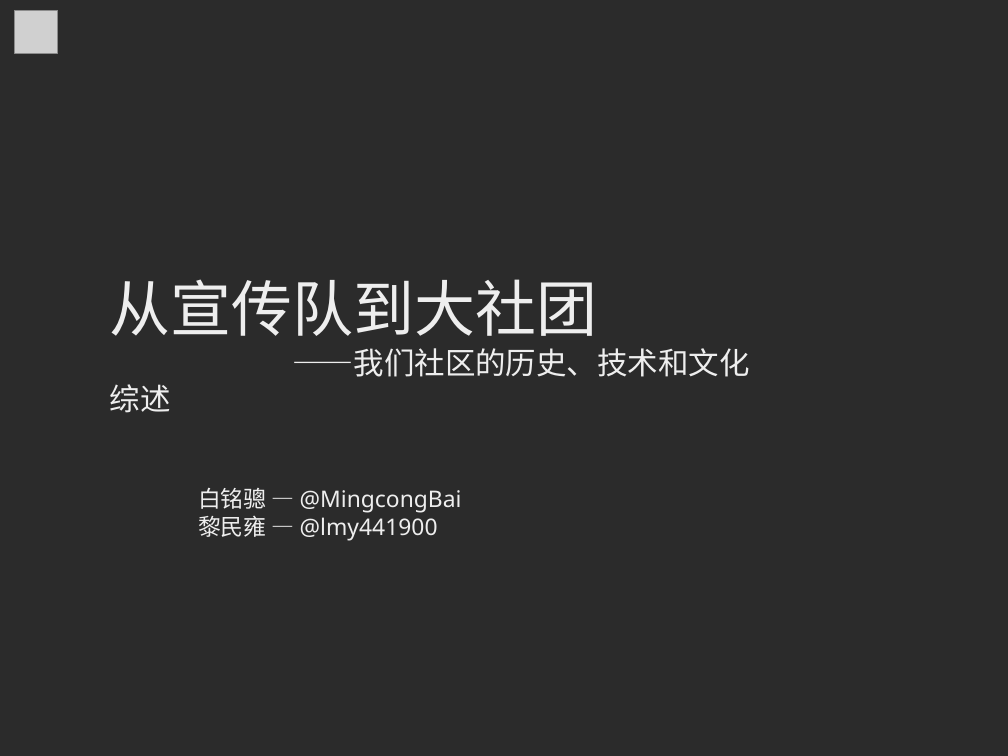
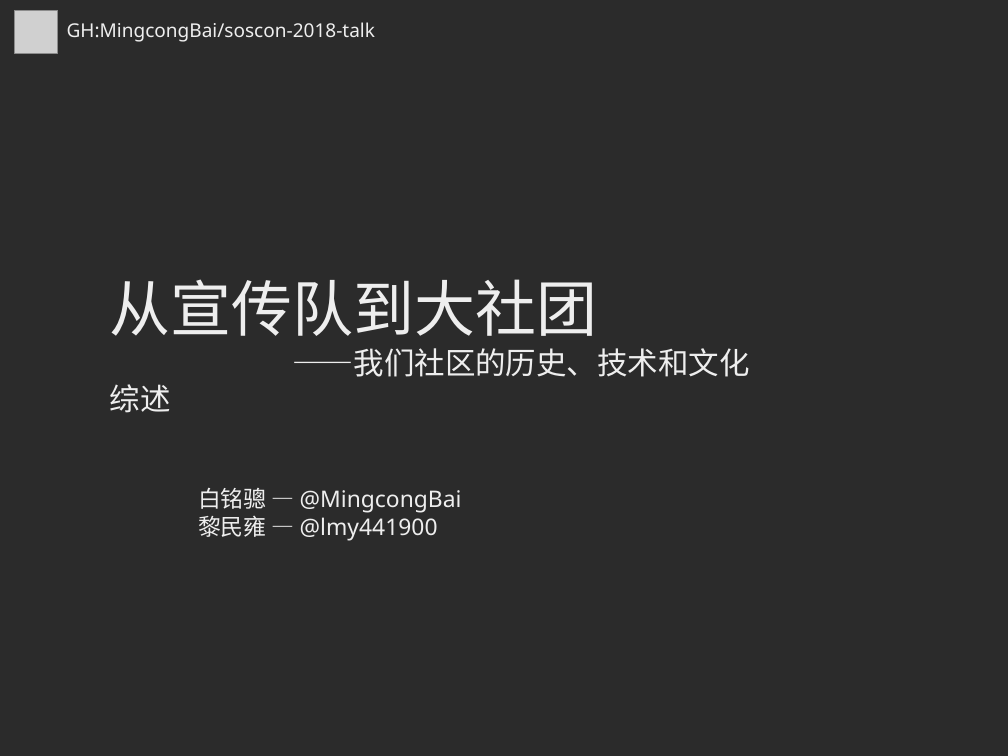
Before and after one commit to MingcongBai/soscon-2018-talk, a slide deck: slide 1 of slide.odp. Drawn at 1008x756 pixels with LibreOffice and Linux fonts; fonts in the diff are those of the drawing; grey boxes stand for pictures; background and template pictures are left out; a plain dark background stands for a picture behind light text. Boxes give left, top, right and bottom in pixels: in the first picture for what was removed or moved away, otherwise in the second. Text is boxed around its words. In the diff, an @@ line names an element or a change of style, - is before the commit and + after.

```diff
--- a/slide.odp
+++ b/slide.odp
@@ text added at (67, 22, 375, 42), 15 pt, text #EEEEEE @@
+GH:MingcongBai/soscon-2018-talk
```
Also in this commit, not shown: 22 slides added, 3 slides removed.
